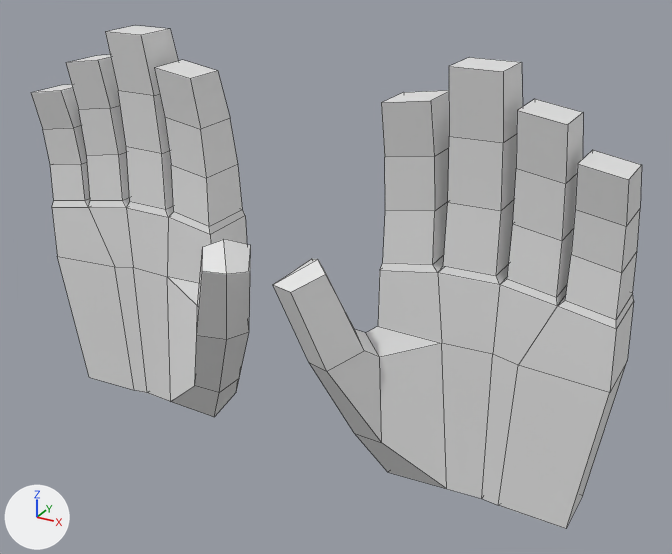
Renders of the FBX model Project GK/Assets/Project/Assets/HandsRepel.fbx from each side of a commit.
Rendered twice from a camera (50 mm lens) standing at (0.235, -0.401, 0.299) and looking at (0.022, -0.013, 0.106). The axes (+X, +Y, +Z) are drawn at lower left. The lights are the same throughout. The older version comes first. Mesh edges are drawn as thin lines.

In view in the first picture: 'Hand.002'.
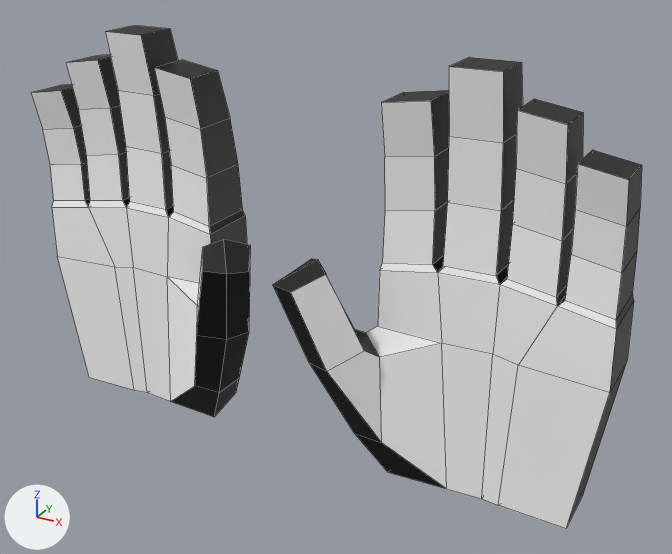
The change in detail:
Picture 'Glove_Tex.png' (img_glove_tex_png) is new.
In material 'Material' (mat_material), base_color is no longer (0.8, 0.8, 0.8), white #e7e7e7.
In material 'Material' (mat_material), texture is now set to img_glove_tex_png.
me_cube_004 has 224 vertices, 220 faces and spans x -0.168..0.168, y -0.063..0.016, z 0.0..0.222.
me_cube_004 is used by ob_hand_002; location (0.0, 0.0, 0.0).
me_cube_004 part 1: texture (UV) coordinates of 220 of 220 faces, centred in x -0.167..0.167, y -0.055..0.016, z 0.0..0.222, changed; they spanned u 0.12..0.88, v 0.0..1.0 and now span u 0.0..0.98, v 0.0..1.0.

Where the change shows, as pixel boxes [x1, y1, x2, y2] in the pictures (672 x 554 px):
'Hand.002', surface changed
    both: [31, 25, 642, 529]
